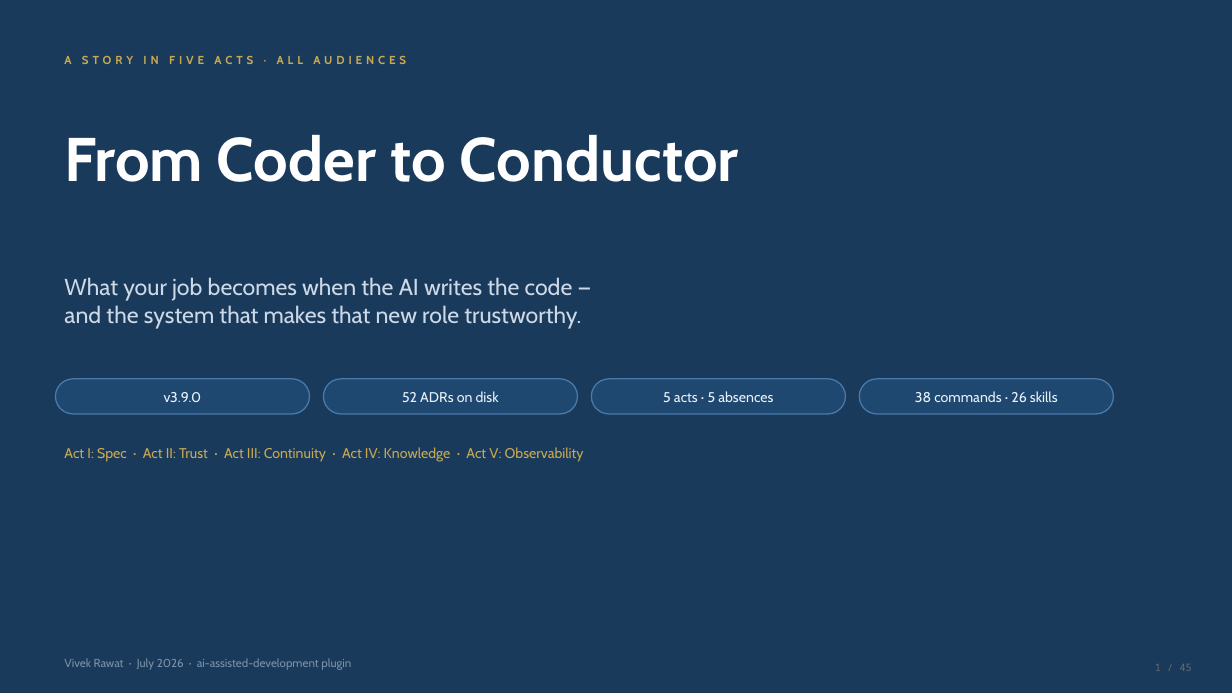
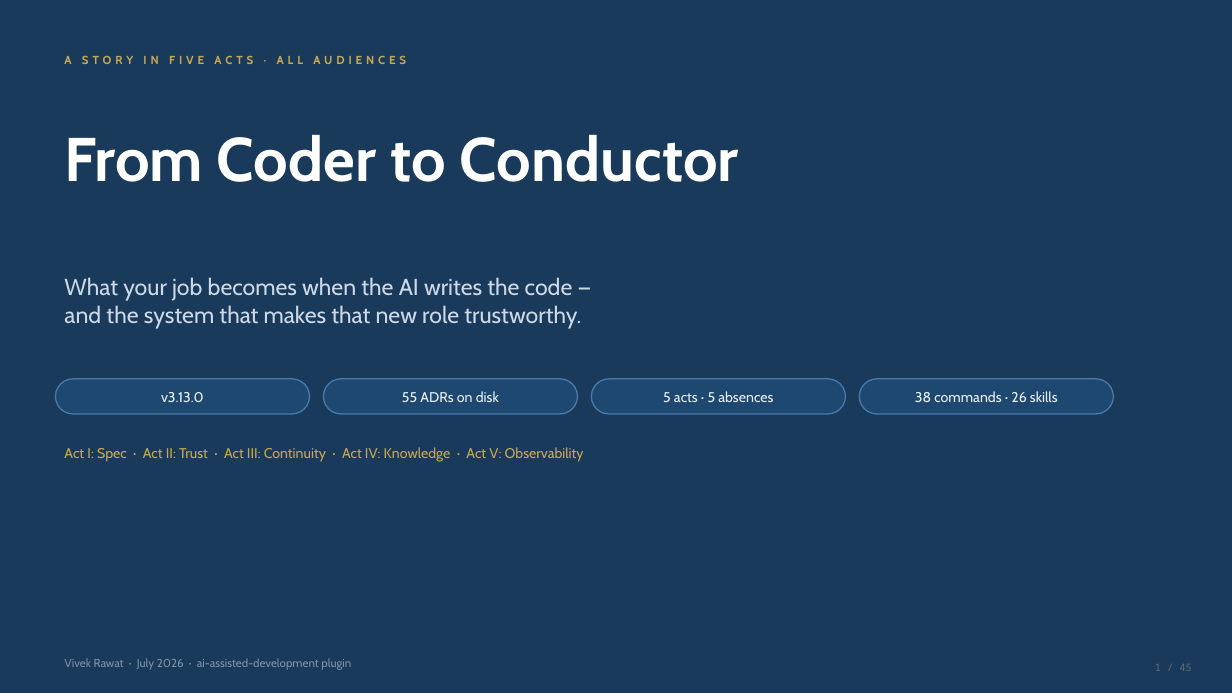
Before and after one commit to vickysrawat/AI-Assisted-development, a slide deck: slide 1 of docs/presentations/ai-assisted-development-story.pptx. Drawn at 1232x693 pixels with LibreOffice and Linux fonts; fonts in the diff are those of the drawing. Boxes give left, top, right and bottom in pixels: in the first picture for what was removed or moved away, otherwise in the second. Text is boxed around its words. In the diff, an @@ line names an element or a change of style, - is before the commit and + after.

```diff
--- a/docs/presentations/ai-assisted-development-story.pptx
+++ b/docs/presentations/ai-assisted-development-story.pptx
@@ text at (161,392,204,402): text changed @@
-v3.9.0
+v3.13.0
@@ text at (402,391,499,402): text changed @@
-52 ADRs on disk
+55 ADRs on disk
```
Also in this commit, not shown: 36 other slides changed, 11 other files.
